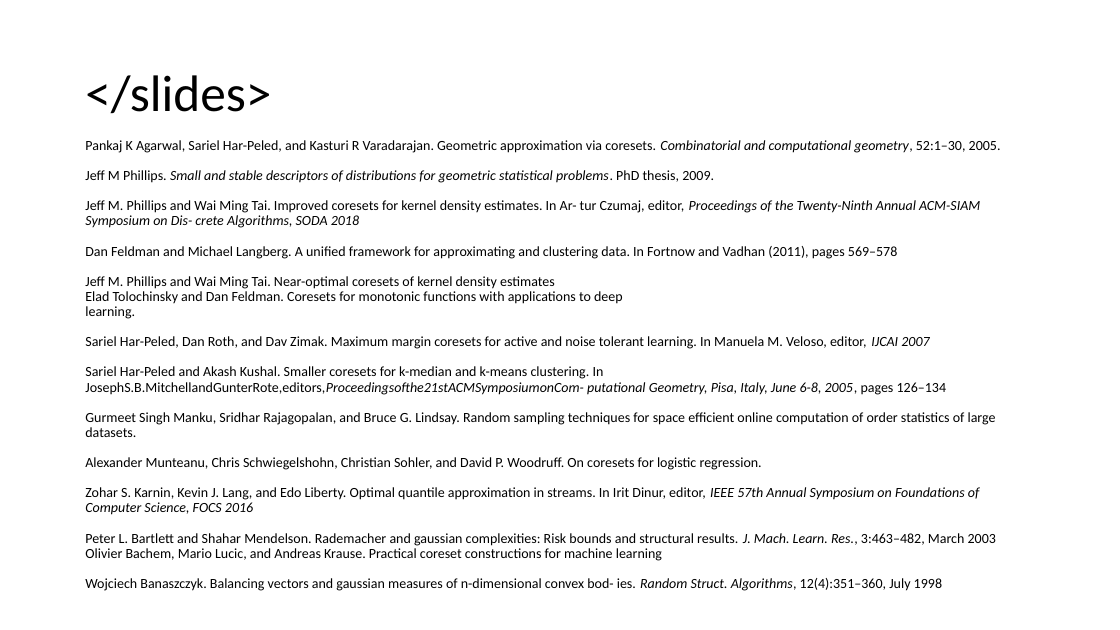
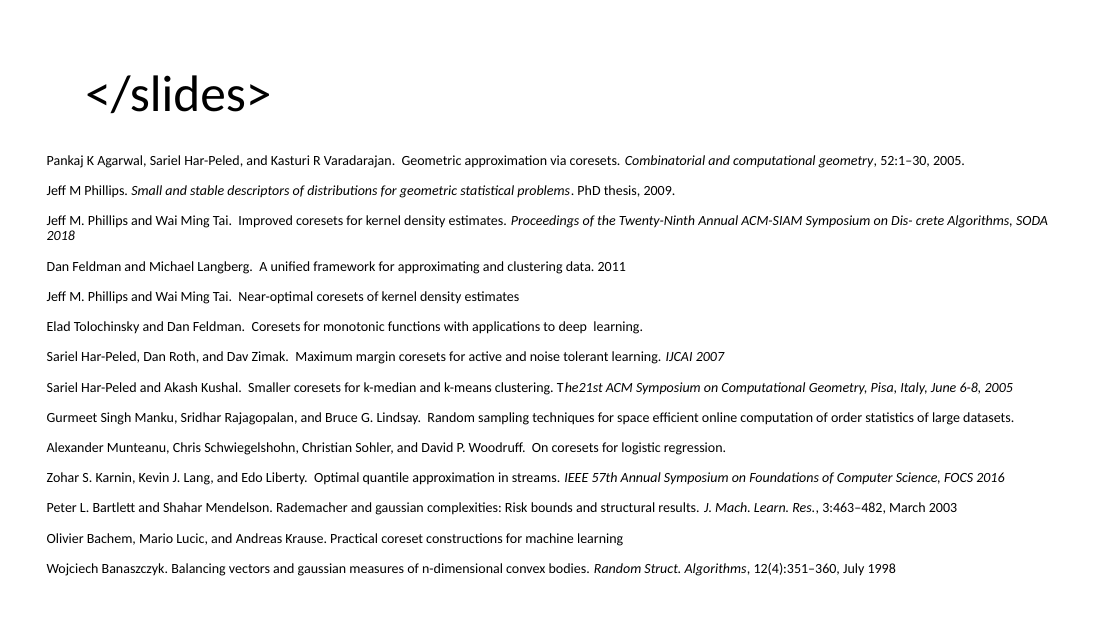
Before and after one commit to zkarnin/density_sketch, a slide deck: slide 22 of presentation.pptx. Drawn at 1120x630 pixels with LibreOffice and Linux fonts; fonts in the diff are those of the drawing. Boxes give left, top, right and bottom in pixels: in the first picture for what was removed or moved away, otherwise in the second. Text is boxed around its words. In the diff, an @@ line names an element or a change of style, - is before the commit and + after.

```diff
--- a/presentation.pptx
+++ b/presentation.pptx
@@ title at [47,155,1048,576]: text changed @@
-Pankaj K Agarwal, Sariel Har-Peled, and Kasturi R Varadarajan. Geometric approximation via coresets. Combinatorial and computational geometry, 52:1–30, 2005.
-Jeff M Phillips. Small and stable descriptors of distributions for geometric statistical problems. PhD thesis, 2009.
-Jeff M. Phillips and Wai Ming Tai. Improved coresets for kernel density estimates. In Ar- tur Czumaj, editor, Proceedings of the Twenty-Ninth Annual ACM-SIAM Symposium on Dis- crete Algorithms, SODA 2018
-Dan Feldman and Michael Langberg. A unified framework for approximating and clustering data. In Fortnow and Vadhan (2011), pages 569–578
-Jeff M. Phillips and Wai Ming Tai. Near-optimal coresets of kernel density estimates
-Elad Tolochinsky and Dan Feldman. Coresets for monotonic functions with applications to deep
-learning.
-Sariel Har-Peled, Dan Roth, and Dav Zimak. Maximum margin coresets for active and noise tolerant learning. In Manuela M. Veloso, editor, IJCAI 2007
-Sariel Har-Peled and Akash Kushal. Smaller coresets for k-median and k-means clustering. In JosephS.B.MitchellandGunterRote,editors,Proceedingsofthe21stACMSymposiumonCom- putational Geometry, Pisa, Italy, June 6-8, 2005, pages 126–134
-Gurmeet Singh Manku, Sridhar Rajagopalan, and Bruce G. Lindsay. Random sampling techniques for space efficient online computation of order statistics of large datasets.
-Alexander Munteanu, Chris Schwiegelshohn, Christian Sohler, and David P. Woodruff. On coresets for logistic regression.
-Zohar S. Karnin, Kevin J. Lang, and Edo Liberty. Optimal quantile approximation in streams. In Irit Dinur, editor, IEEE 57th Annual Symposium on Foundations of Computer Science, FOCS 2016
-Peter L. Bartlett and Shahar Mendelson. Rademacher and gaussian complexities: Risk bounds and structural results. J. Mach. Learn. Res., 3:463–482, March 2003
-Olivier Bachem, Mario Lucic, and Andreas Krause. Practical coreset constructions for machine learning
-Wojciech Banaszczyk. Balancing vectors and gaussian measures of n-dimensional convex bod- ies. Random Struct. Algorithms, 12(4):351–360, July 1998
+Pankaj K Agarwal, Sariel Har-Peled, and Kasturi R Varadarajan. Geometric approximation via coresets. Combinatorial and computational geometry, 52:1–30, 2005.
+Jeff M Phillips. Small and stable descriptors of distributions for geometric statistical problems. PhD thesis, 2009.
+Jeff M. Phillips and Wai Ming Tai. Improved coresets for kernel density estimates. Proceedings of the Twenty-Ninth Annual ACM-SIAM Symposium on Dis- crete Algorithms, SODA 2018
+Dan Feldman and Michael Langberg. A unified framework for approximating and clustering data. 2011
+Jeff M. Phillips and Wai Ming Tai. Near-optimal coresets of kernel density estimates
+Elad Tolochinsky and Dan Feldman. Coresets for monotonic functions with applications to deep learning.
+Sariel Har-Peled, Dan Roth, and Dav Zimak. Maximum margin coresets for active and noise tolerant learning. IJCAI 2007
+Sariel Har-Peled and Akash Kushal. Smaller coresets for k-median and k-means clustering. The21st ACM Symposium on Computational Geometry, Pisa, Italy, June 6-8, 2005
+Gurmeet Singh Manku, Sridhar Rajagopalan, and Bruce G. Lindsay. Random sampling techniques for space efficient online computation of order statistics of large datasets.
+Alexander Munteanu, Chris Schwiegelshohn, Christian Sohler, and David P. Woodruff. On coresets for logistic regression.
+Zohar S. Karnin, Kevin J. Lang, and Edo Liberty. Optimal quantile approximation in streams. IEEE 57th Annual Symposium on Foundations of Computer Science, FOCS 2016
+Peter L. Bartlett and Shahar Mendelson. Rademacher and gaussian complexities: Risk bounds and structural results. J. Mach. Learn. Res., 3:463–482, March 2003
+Olivier Bachem, Mario Lucic, and Andreas Krause. Practical coreset constructions for machine learning
+Wojciech Banaszczyk. Balancing vectors and gaussian measures of n-dimensional convex bodies. Random Struct. Algorithms, 12(4):351–360, July 1998
```
Also in this commit, not shown: 5 other slides changed.
